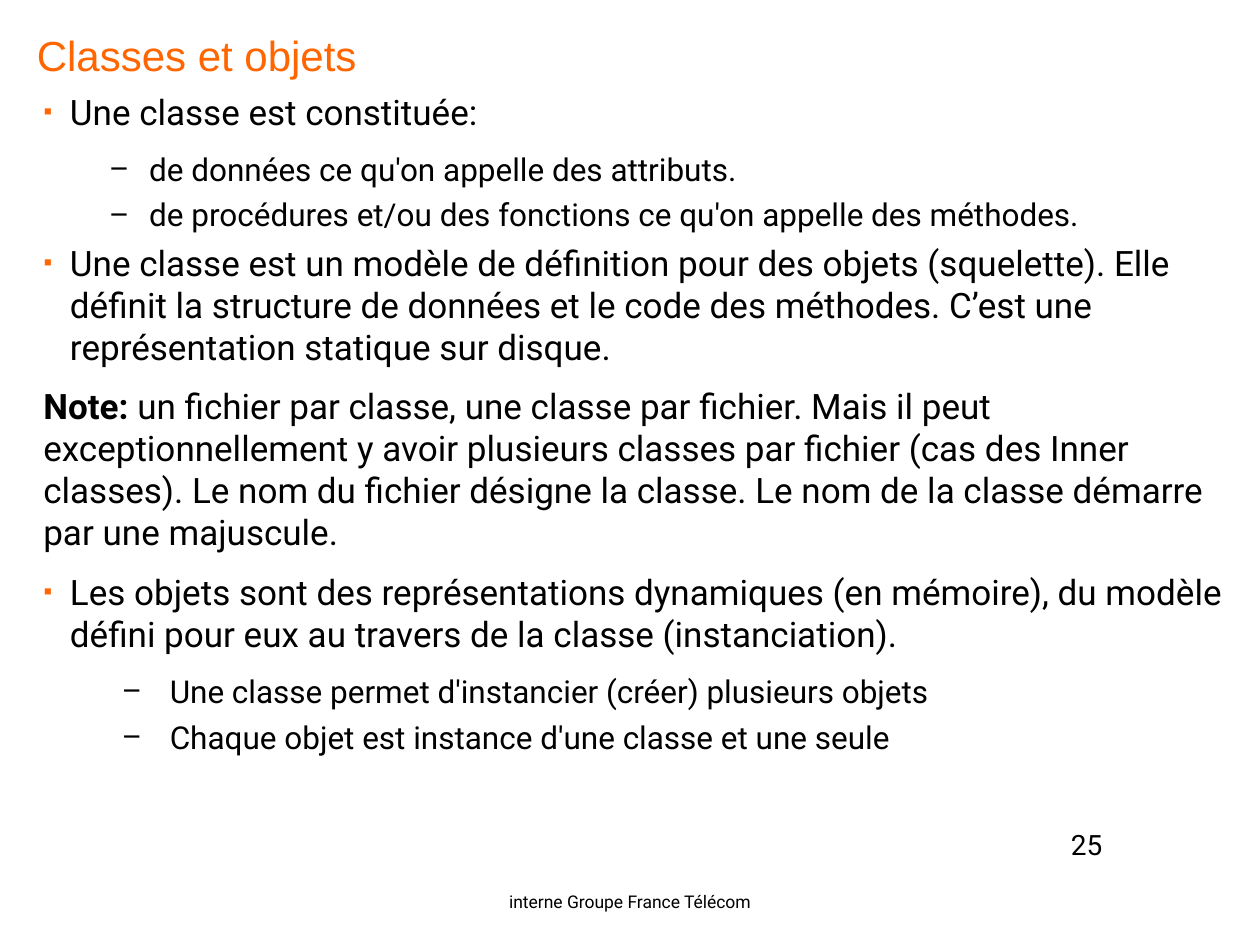
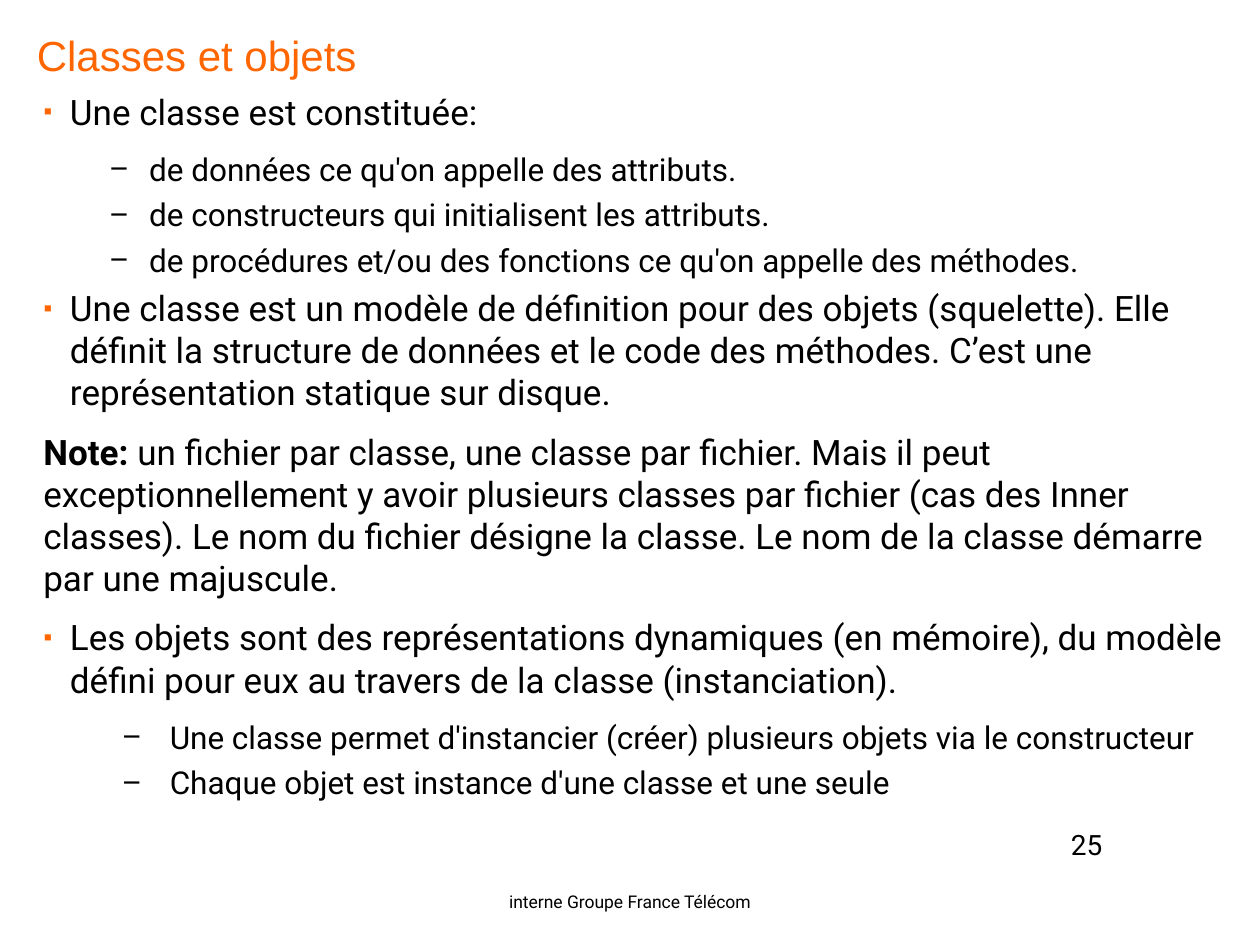
Before and after one commit to yplo6403/formationjava, a slide deck: slide 25 of doc/Java-OL1.pptx. Drawn at 1260x945 pixels with LibreOffice and Linux fonts; fonts in the diff are those of the drawing; background and template pictures are left out. Boxes give left, top, right and bottom in pixels: in the first picture for what was removed or moved away, otherwise in the second. Text is boxed around its words. In the diff, an @@ line names an element or a change of style, - is before the commit and + after.

```diff
--- a/doc/Java-OL1.pptx
+++ b/doc/Java-OL1.pptx
@@ text at <box>149,202,770,233</box>: paragraph added @@
+  − de constructeurs qui initialisent les attributs.
@@ text at <box>170,724,1194,756</box>: text changed @@
-  − Une classe permet d'instancier (créer) plusieurs objets
+  − Une classe permet d'instancier (créer) plusieurs objets via le constructeur
```
Also in this commit, not shown: 2 other slides changed.
